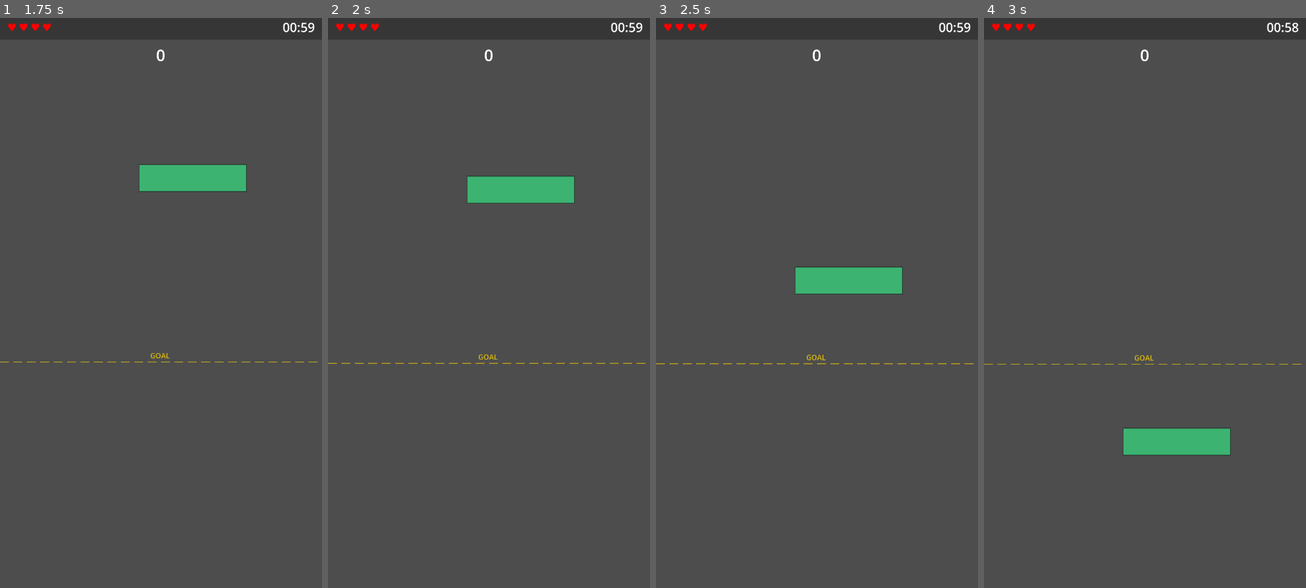
Above: before the commit, frames 1-4 (left to right).
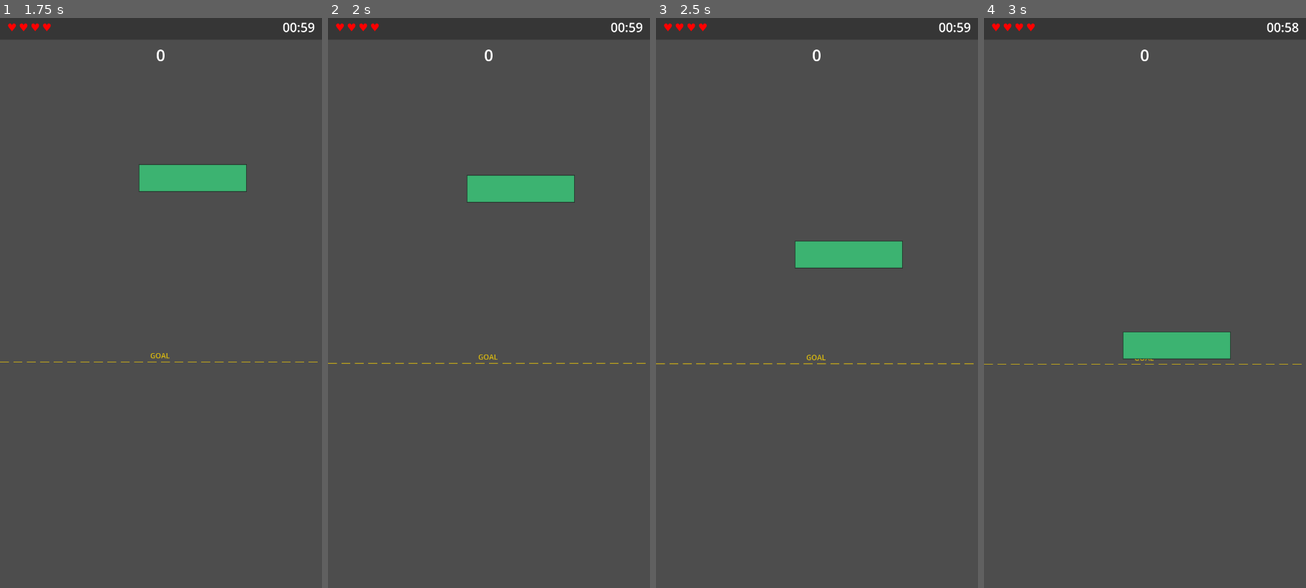
Above: after the commit, the same moments.

Repository: PartlyWhole/ToppleClone
Game: Godot game, scene res://main/main.tscn
The game is run twice, just before and just after one commit, with the same random seed, the same clock (stepped at 60 frames per second) and the same inputs.
Inputs (mouse positions are in pixels of both pictures, inside the frame that each line leads up to):
- Up to frame 1 (1.75 s): click "▶ START" at 0.5 s; tap Enter at 1.25 s; drag from (170, 149) to (193, 177) at 1.27 s
- Up to frame 2 (2 s): no input
- Up to frame 3 (2.5 s): drag from (752, 331) to (800, 417) at 2.02 s
- Up to frame 4 (3 s): move the mouse to (1177, 177) at 2.77 s; tap Ctrl at 2.85 s; click (1177, 177) at 2.92 s

Frame 1 is identical in both runs. In frame 2, 0.2% of the frame differs, in the area x 43-77%, y 27-33%; in frame 3, 3.1%; in frame 4, 3.3%, in the area x 43-77%, y 55-77%.

Commit message:
fix: increase friction and damping to prevent blocks sliding off each other
- Block friction 1.0 → 1.5, linear_damp 0.5 → 2.0, angular_damp 5.0 → 8.0
- Platform/walls now have matching high-friction PhysicsMaterial (1.5, rough)

Co-Authored-By: Claude Opus 4.6 (1M context) <noreply@anthropic.com>

Diff:
--- a/features/blocks/scripts/draggable_block.gd
+++ b/features/blocks/scripts/draggable_block.gd
@@ -52,10 +52,10 @@
 	continuous_cd = RigidBody2D.CCD_MODE_CAST_SHAPE
 	contact_monitor = false
 	max_contacts_reported = 4
-	angular_damp = 5.0
-	linear_damp = 0.5
+	angular_damp = 8.0
+	linear_damp = 2.0
 	var mat: PhysicsMaterial = PhysicsMaterial.new()
-	mat.friction = 1.0
+	mat.friction = 1.5
 	mat.rough = true
 	physics_material_override = mat
 	input_event.connect(_on_input_event)
--- a/features/gameplay/scripts/gameplay_controller.gd
+++ b/features/gameplay/scripts/gameplay_controller.gd
@@ -60,6 +60,10 @@
 func _add_wall(pos: Vector2, size: Vector2) -> void:
 	var body: StaticBody2D = StaticBody2D.new()
 	body.position = pos
+	var mat: PhysicsMaterial = PhysicsMaterial.new()
+	mat.friction = 1.5
+	mat.rough = true
+	body.physics_material_override = mat
 	var shape: CollisionShape2D = CollisionShape2D.new()
 	var rect: RectangleShape2D = RectangleShape2D.new()
 	rect.size = size
